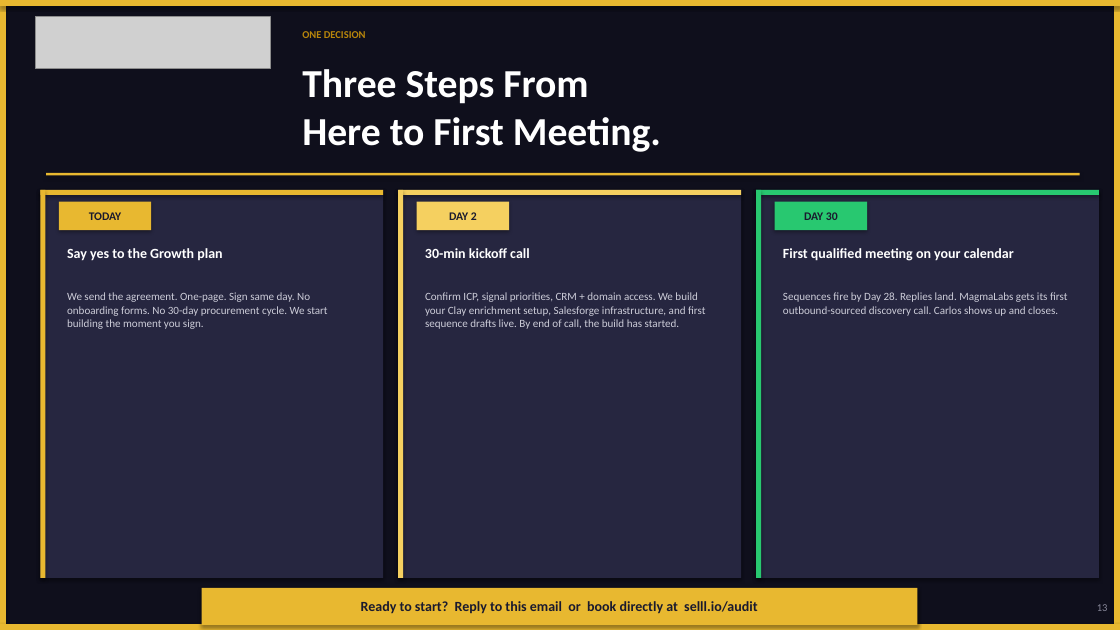
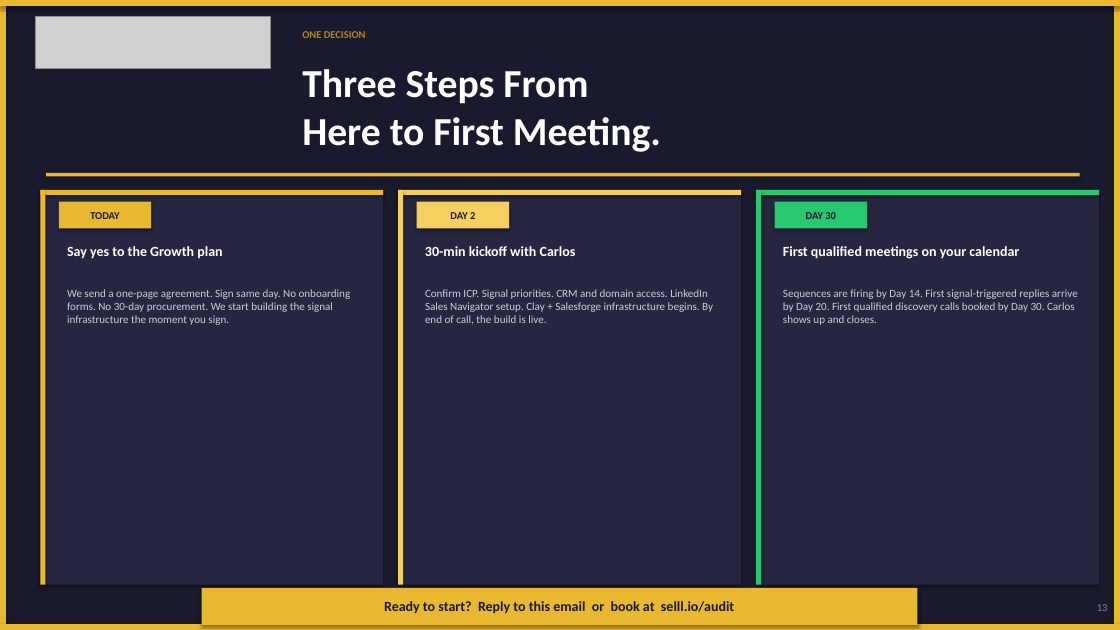
Before and after one commit to ogikicollins/Extruct-GTM-SKILLS, a slide deck: slide 13 of SELLL-Engine/MagmaLabs-Disco-Deck.pptx. Drawn at 1120x630 pixels with LibreOffice and Linux fonts; fonts in the diff are those of the drawing; grey boxes stand for pictures. Boxes give left, top, right and bottom in pixels: in the first picture for what was removed or moved away, otherwise in the second. Text is boxed around its words. In the diff, an @@ line names an element or a change of style, - is before the commit and + after.

```diff
--- a/SELLL-Engine/MagmaLabs-Disco-Deck.pptx
+++ b/SELLL-Engine/MagmaLabs-Disco-Deck.pptx
@@ background #0F0F1C to #1A1A2E @@
@@ rectangle resized from (x1=40, y1=190, x2=383, y2=578) to (x1=40, y1=190, x2=383, y2=585) @@
@@ rectangle resized from (x1=40, y1=190, x2=45, y2=578) to (x1=40, y1=190, x2=45, y2=585) @@
@@ rectangle resized from (x1=398, y1=190, x2=741, y2=578) to (x1=398, y1=190, x2=741, y2=585) @@
@@ rectangle resized from (x1=398, y1=190, x2=403, y2=578) to (x1=398, y1=190, x2=403, y2=585) @@
@@ size 10 to 9 pt in 3 elements at (x1=90, y1=212, x2=119, y2=219), (x1=806, y1=212, x2=836, y2=219), (x1=450, y1=212, x2=475, y2=219) @@
@@ rectangle resized from (x1=756, y1=190, x2=1099, y2=578) to (x1=756, y1=190, x2=1099, y2=585) @@
@@ rectangle resized from (x1=756, y1=190, x2=761, y2=578) to (x1=756, y1=190, x2=761, y2=585) @@
@@ text at (x1=425, y1=246, x2=576, y2=256): text changed @@
-30-min kickoff call
+30-min kickoff with Carlos
@@ text at (x1=783, y1=246, x2=1019, y2=259): text changed @@
-First qualified meeting on your calendar
+First qualified meetings on your calendar
@@ text at (x1=67, y1=289, x2=351, y2=325): text changed @@
-We send the agreement. One-page. Sign same day. No onboarding forms. No 30-day procurement cycle. We start building the moment you sign.
+We send a one-page agreement. Sign same day. No onboarding forms. No 30-day procurement. We start building the signal infrastructure the moment you sign.
@@ text at (x1=425, y1=289, x2=713, y2=324): text changed @@
-Confirm ICP, signal priorities, CRM + domain access. We build your Clay enrichment setup, Salesforge infrastructure, and first sequence drafts live. By end of call, the build has started.
+Confirm ICP. Signal priorities. CRM and domain access. LinkedIn Sales Navigator setup. Clay + Salesforge infrastructure begins. By end of call, the build is live.
@@ text at (x1=783, y1=289, x2=1078, y2=325): text changed @@
-Sequences fire by Day 28. Replies land. MagmaLabs gets its first outbound-sourced discovery call. Carlos shows up and closes.
+Sequences are firing by Day 14. First signal-triggered replies arrive by Day 20. First qualified discovery calls booked by Day 30. Carlos shows up and closes.
@@ text at (x1=384, y1=601, x2=734, y2=614): text changed @@
-Ready to start? Reply to this email or book directly at selll.io/audit
+Ready to start? Reply to this email or book at selll.io/audit
```
Also in this commit, not shown: 6 other slides changed, 6 slides added, 6 slides removed, 1 other file.
